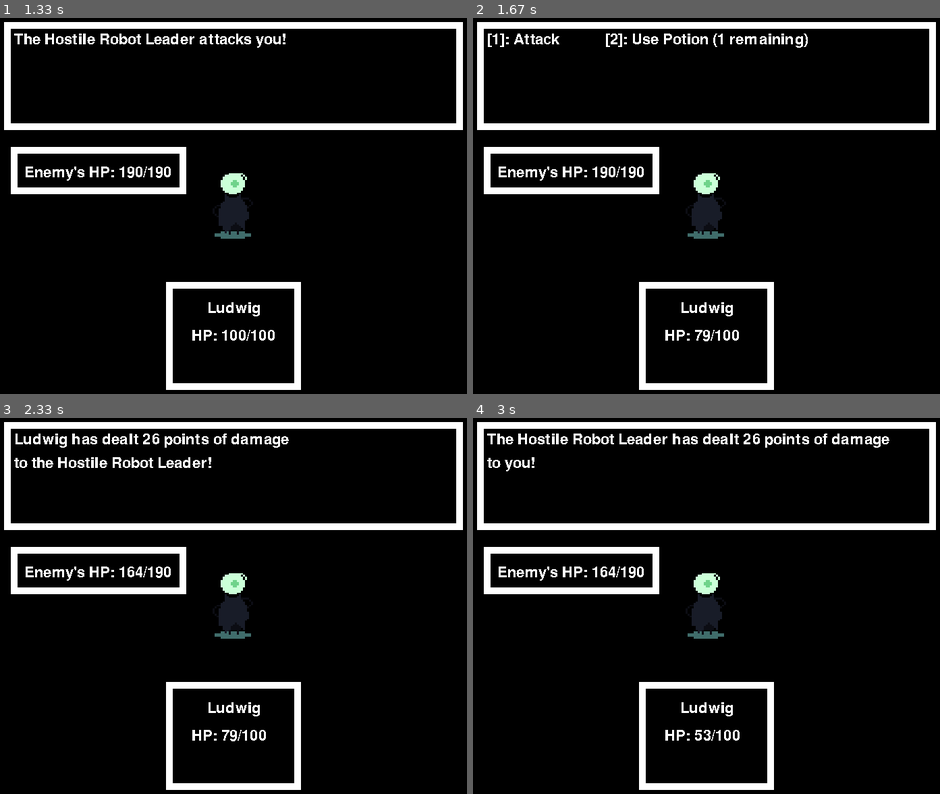
Above: before the commit, frames 1-4 (two rows, left to right).
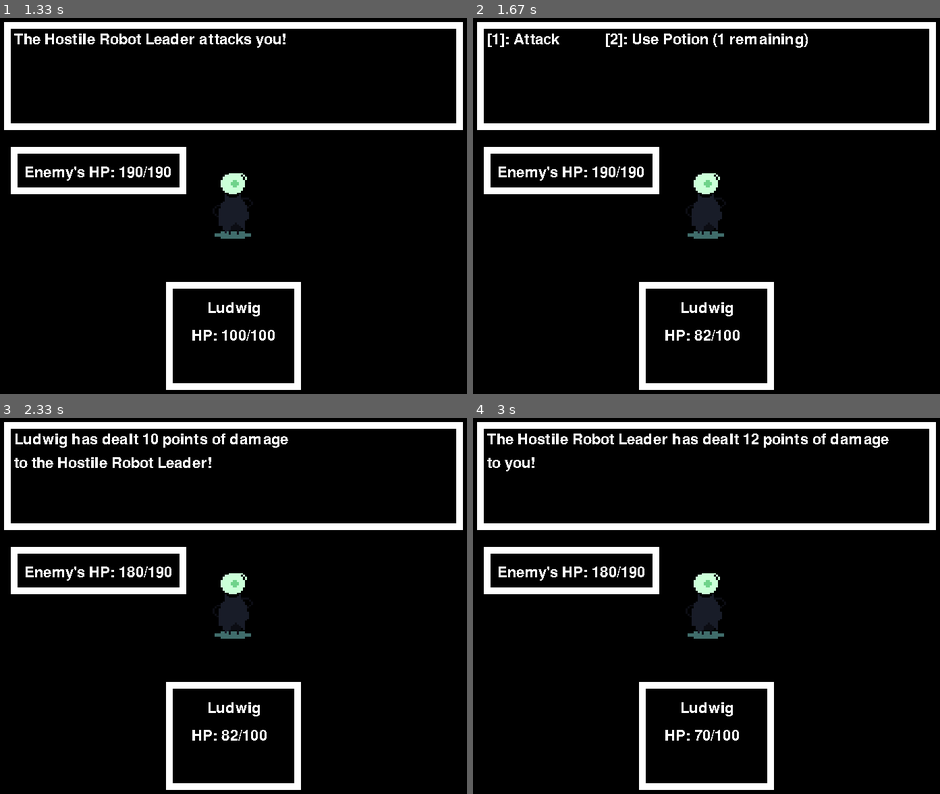
Above: after the commit, the same moments.

Repository: eduardoluis11/final-project-cs50-python
Game: pygame game, started from project.py
Two runs of this game, one before a commit and one after it. Both use one fixed random seed, a clock stepped at 60 frames per second and the inputs below.
Inputs:
- Up to frame 1 (1.33 s): tap Z at 0.33, 1.07 s; tap 2 at 0.67 s
- Up to frame 2 (1.67 s): tap Z at 1.37, 1.57 s
- Up to frame 3 (2.33 s): tap 1 at 1.83 s; tap Z at 2.23 s
- Up to frame 4 (3 s): tap Z at 2.53, 2.73 s

Frame 1 is identical in both runs. In frame 2, less than 0.1% of the frame differs, in the area x 47-58%, y 82-86%; in frame 3, 0.5%, in the area x 27-62%, y 4-86%; in frame 4, 0.5%.

Commit message:
Passing First Unit Test
The Damage Calculation() function raises a Value Error if you insert a non-integer or a negative number into it. I also created my first unit test,s which tests the damage calculation function. If it detects that you try to pass a negative number, it raises a Value Error, so the test passes.

Diff:
--- a/project.py
+++ b/project.py
@@ -1043,10 +1043,28 @@
 
 The damage calculation function should never give a negative number, and should never give a float. I could put a Value
 Error there to check that no floats nor negative numbers are assigned to it.
+
+I think randint always generates an integer. So, you can only add a number generated by randint if the other
+number isn't a string.
+
+So, I will raise a value error if the damage points passed as a parameter isn't an integer.
+
+Also, I would like it that the damage points are never negative, since, for the time being, you're not healing
+while taking damage from the enemy.
+
+To check if a variable is an integer, I should use isinstance(variable, int) (source: Katriel on Stack Overflow
+at https://stackoverflow.com/questions/3501382/checking-whether-a-variable-is-an-integer-or-not).
 """
 
 
 def damage_calculation(damage_points):
+
+    # If the damage points are negative or aren't an integer
+    if not isinstance(damage_points, int) or damage_points < 0:
+
+        # I will raise a Value Error
+        raise ValueError
+
     total_damage_dealt = damage_points + random.randint(-10, 10)
 
     return total_damage_dealt
--- a/test_project.py
+++ b/test_project.py
@@ -1,5 +1,25 @@
 # Author: Eduardo Salinas
 
-""" Unit tests for testing project.py, that is, tests for testing my final project.
+import pytest  # This will allow me to do unit testing with pytest
+
+# This imports the 3 functions that I want to test from project.py
+from project import damage_calculation, health_points_remaining_calculation, drink_potion
+
+""" ## Unit tests for testing project.py, that is, tests for testing my final project.
 
 """
+
+""" ### Unit test for function 1: Test to test the Damage Calculation function.
+
+I will see if I get a Value Error if I try to insert a negative number to the Damage Calculation function. If so,
+I'll pass the test. I will check if it detects numbers between -30 and -10 (it will never reach 9), since it will
+generate random numbers, so I need to detect a range of numbers.
+
+I need to use "with pytest.raises(ValueError):" to check with pytest if a Value Error occurs (source: my
+"Refueling" assignment from Week 5 from my 2025 homework assignment submission for Harvard's CS50 Python's course).
+"""
+
+
+def test_damage_calculation_negative_numbers():
+    with pytest.raises(ValueError):
+        assert (damage_calculation(-20)) in range(-30, -9)
Not shown, changed: credits.txt
